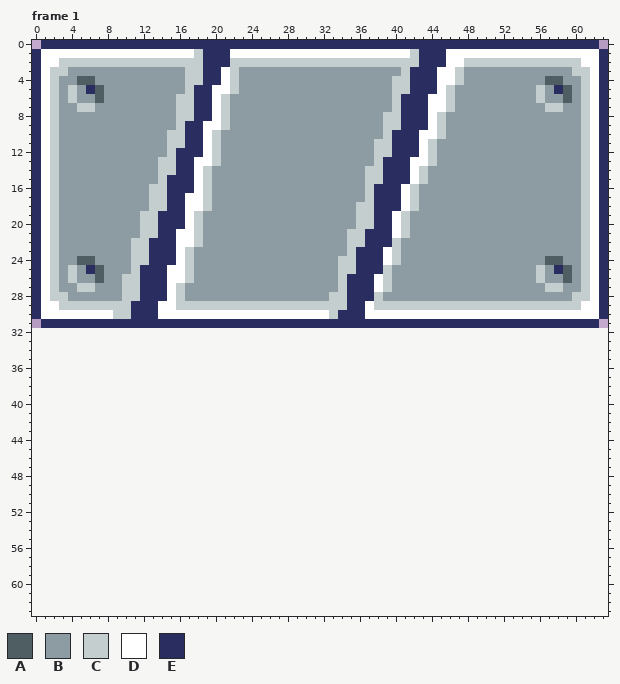
File history of a pixel-art file, assets/img/blocks_64x32.aseprite. The first picture shows the starting point.
64x32 pixels, 4 frames. Shown: frame 1. The old version is drawn lined up with the new one, on the new canvas.
Palette (. is transparent): A #4f5e62  B #8d9ca3  C #c4cecf  D #ffffff  E #292d60
Pixels before, frame 1 (only the part around the change), first column x 0:
21 EDCBBBBBBBBBCCEEDDCBBBBBBBBBBBBBBBBCCEEEDCBBBBBBBBBBBBBBBBBBBCDE
22 EDCBBBBBBBBCCEEEDDCBBBBBBBBBBBBBBBBCCEEECBBBBBBBBBBBBBBBBBBBBCDE
23 EDCBBBBBBBBCCEEEDCBBBBBBBBBBBBBBBBBCEEEDCBBBBBBBBBBBBBBBBBBBBCDE
24 EDCBBAABBBBCCEEEDCBBBBBBBBBBBBBBBBCCEEEDCBBBBBBBBBBBBBBBBAABBCDE
25 EDCBCBEABBBCEEEDDCBBBBBBBBBBBBBBBBCCEEECBBBBBBBBBBBBBBBBCBEABCDE
26 EDCBCBBABBCCEEEDDCBBBBBBBBBBBBBBBBCEEEDCBBBBBBBBBBBBBBBBCBBABCDE
27 EDCBBCCBBBCCEEEDCBBBBBBBBBBBBBBBBBCEEEDCBBBBBBBBBBBBBBBBBCCBBCDE
28 EDCCBBBBBBCCEEEDCBBBBBBBBBBBBBBBBCCEEECBBBBBBBBBBBBBBBBBBBBBCCDE
29 EDDCCCCCCCCEEEDDCCCCCCCCCCCCCCCCCCCEEDCCCCCCCCCCCCCCCCCCCCCCCDDE
30 EDDDDDDDDCCEEEDDDDDDDDDDDDDDDDDDDCEEEDDDDDDDDDDDDDDDDDDDDDDDDDDE
31 .EEEEEEEEEEEEEEEEEEEEEEEEEEEEEEEEEEEEEEEEEEEEEEEEEEEEEEEEEEEEEE.
32 ................................................................
33 ................................................................
34 ................................................................
35 ................................................................
36 ................................................................
37 ................................................................
38 ................................................................
39 ................................................................
40 ................................................................
41 ................................................................
42 ................................................................
43 ................................................................
44 ................................................................
45 ................................................................
46 ................................................................
47 ................................................................
48 ................................................................
49 ................................................................
50 ................................................................
51 ................................................................
52 ................................................................
53 ................................................................
54 ................................................................
55 ................................................................
56 ................................................................
57 ................................................................
58 ................................................................
59 ................................................................
60 ................................................................
61 ................................................................
62 ................................................................
63 ................................................................
After:
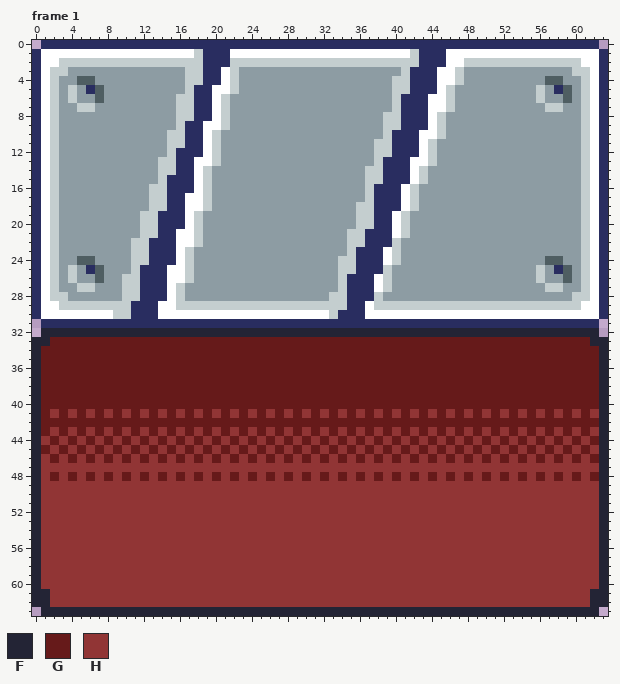
Colours new in this view: F #232435  G #661a1a  H #913535
Log entry: reverse block feature
Change:
canvas 64x32 -> 64x64
Changed rows in their new state; - is an unchanged pixel.
Frame 1:
first column x 0:
32 -FFFFFFFFFFFFFFFFFFFFFFFFFFFFFFFFFFFFFFFFFFFFFFFFFFFFFFFFFFFFFF-
33 FFGGGGGGGGGGGGGGGGGGGGGGGGGGGGGGGGGGGGGGGGGGGGGGGGGGGGGGGGGGGGFF
34 FGGGGGGGGGGGGGGGGGGGGGGGGGGGGGGGGGGGGGGGGGGGGGGGGGGGGGGGGGGGGGGF
35 FGGGGGGGGGGGGGGGGGGGGGGGGGGGGGGGGGGGGGGGGGGGGGGGGGGGGGGGGGGGGGGF
36 FGGGGGGGGGGGGGGGGGGGGGGGGGGGGGGGGGGGGGGGGGGGGGGGGGGGGGGGGGGGGGGF
37 FGGGGGGGGGGGGGGGGGGGGGGGGGGGGGGGGGGGGGGGGGGGGGGGGGGGGGGGGGGGGGGF
38 FGGGGGGGGGGGGGGGGGGGGGGGGGGGGGGGGGGGGGGGGGGGGGGGGGGGGGGGGGGGGGGF
39 FGGGGGGGGGGGGGGGGGGGGGGGGGGGGGGGGGGGGGGGGGGGGGGGGGGGGGGGGGGGGGGF
40 FGGGGGGGGGGGGGGGGGGGGGGGGGGGGGGGGGGGGGGGGGGGGGGGGGGGGGGGGGGGGGGF
41 FGHGHGHGHGHGHGHGHGHGHGHGHGHGHGHGHGHGHGHGHGHGHGHGHGHGHGHGHGHGHGHF
42 FGGGGGGGGGGGGGGGGGGGGGGGGGGGGGGGGGGGGGGGGGGGGGGGGGGGGGGGGGGGGGGF
43 FGHGHGHGHGHGHGHGHGHGHGHGHGHGHGHGHGHGHGHGHGHGHGHGHGHGHGHGHGHGHGHF
44 FHGHGHGHGHGHGHGHGHGHGHGHGHGHGHGHGHGHGHGHGHGHGHGHGHGHGHGHGHGHGHGF
45 FGHGHGHGHGHGHGHGHGHGHGHGHGHGHGHGHGHGHGHGHGHGHGHGHGHGHGHGHGHGHGHF
46 FHGHGHGHGHGHGHGHGHGHGHGHGHGHGHGHGHGHGHGHGHGHGHGHGHGHGHGHGHGHGHGF
47 FHHHHHHHHHHHHHHHHHHHHHHHHHHHHHHHHHHHHHHHHHHHHHHHHHHHHHHHHHHHHHHF
48 FHGHGHGHGHGHGHGHGHGHGHGHGHGHGHGHGHGHGHGHGHGHGHGHGHGHGHGHGHGHGHGF
49 FHHHHHHHHHHHHHHHHHHHHHHHHHHHHHHHHHHHHHHHHHHHHHHHHHHHHHHHHHHHHHHF
50 FHHHHHHHHHHHHHHHHHHHHHHHHHHHHHHHHHHHHHHHHHHHHHHHHHHHHHHHHHHHHHHF
51 FHHHHHHHHHHHHHHHHHHHHHHHHHHHHHHHHHHHHHHHHHHHHHHHHHHHHHHHHHHHHHHF
52 FHHHHHHHHHHHHHHHHHHHHHHHHHHHHHHHHHHHHHHHHHHHHHHHHHHHHHHHHHHHHHHF
53 FHHHHHHHHHHHHHHHHHHHHHHHHHHHHHHHHHHHHHHHHHHHHHHHHHHHHHHHHHHHHHHF
54 FHHHHHHHHHHHHHHHHHHHHHHHHHHHHHHHHHHHHHHHHHHHHHHHHHHHHHHHHHHHHHHF
55 FHHHHHHHHHHHHHHHHHHHHHHHHHHHHHHHHHHHHHHHHHHHHHHHHHHHHHHHHHHHHHHF
56 FHHHHHHHHHHHHHHHHHHHHHHHHHHHHHHHHHHHHHHHHHHHHHHHHHHHHHHHHHHHHHHF
57 FHHHHHHHHHHHHHHHHHHHHHHHHHHHHHHHHHHHHHHHHHHHHHHHHHHHHHHHHHHHHHHF
58 FHHHHHHHHHHHHHHHHHHHHHHHHHHHHHHHHHHHHHHHHHHHHHHHHHHHHHHHHHHHHHHF
59 FHHHHHHHHHHHHHHHHHHHHHHHHHHHHHHHHHHHHHHHHHHHHHHHHHHHHHHHHHHHHHHF
60 FHHHHHHHHHHHHHHHHHHHHHHHHHHHHHHHHHHHHHHHHHHHHHHHHHHHHHHHHHHHHHHF
61 FFHHHHHHHHHHHHHHHHHHHHHHHHHHHHHHHHHHHHHHHHHHHHHHHHHHHHHHHHHHHHFF
62 FFHHHHHHHHHHHHHHHHHHHHHHHHHHHHHHHHHHHHHHHHHHHHHHHHHHHHHHHHHHHHFF
63 -FFFFFFFFFFFFFFFFFFFFFFFFFFFFFFFFFFFFFFFFFFFFFFFFFFFFFFFFFFFFFF-
